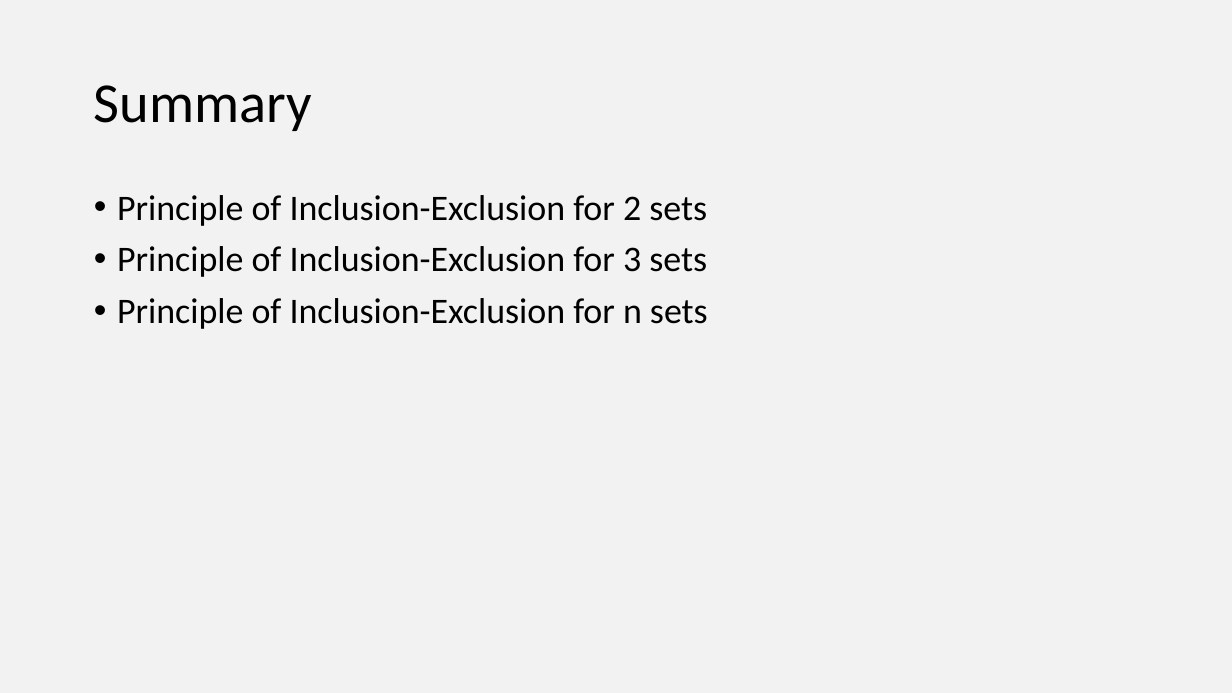
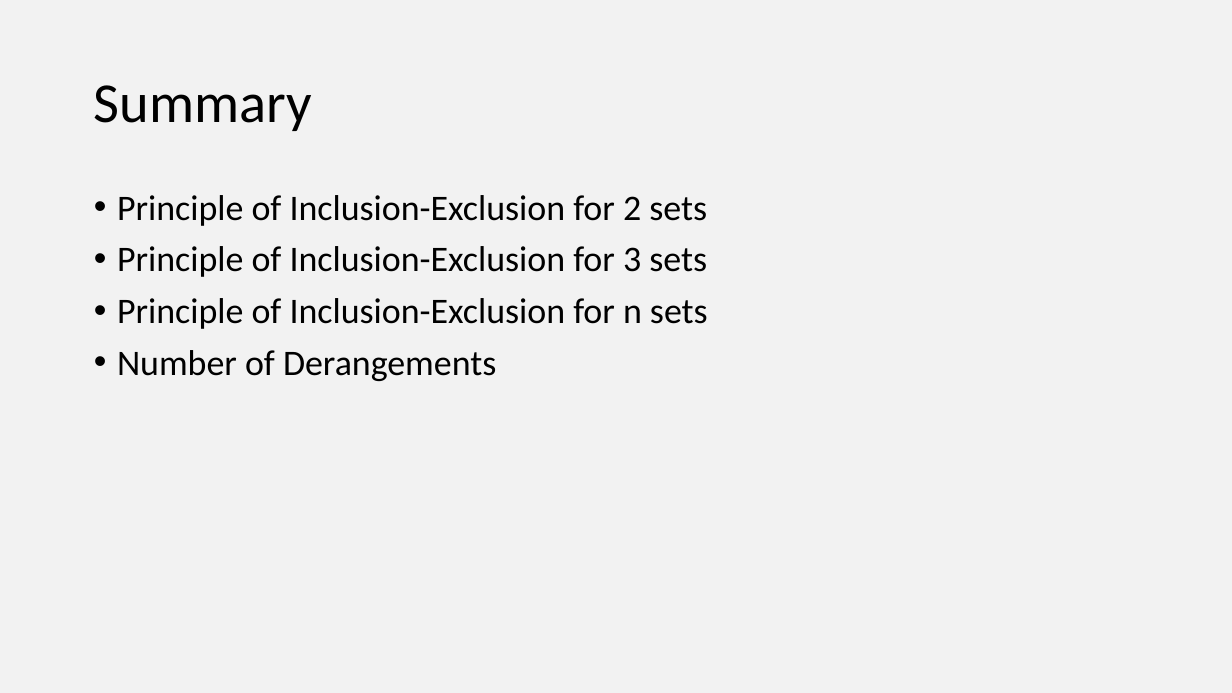
Before and after one commit to LSIR/AICC-I, a slide deck: slide 65 of Lectures/Week 11/11. Advanced Counting.pptx (slide 61 before the commit). Drawn at 1232x693 pixels with LibreOffice and Linux fonts; fonts in the diff are those of the drawing. Boxes give left, top, right and bottom in pixels: in the first picture for what was removed or moved away, otherwise in the second. Text is boxed around its words. In the diff, an @@ line names an element or a change of style, - is before the commit and + after.

```diff
--- a/Lectures/Week 11/11. Advanced Counting.pptx
+++ b/Lectures/Week 11/11. Advanced Counting.pptx
@@ text at [117,350,496,381]: paragraph added @@
+• Number of Derangements
```
Also in this commit, not shown: 9 other slides changed, 1 slide added, 7 slides removed, 1 other file.
